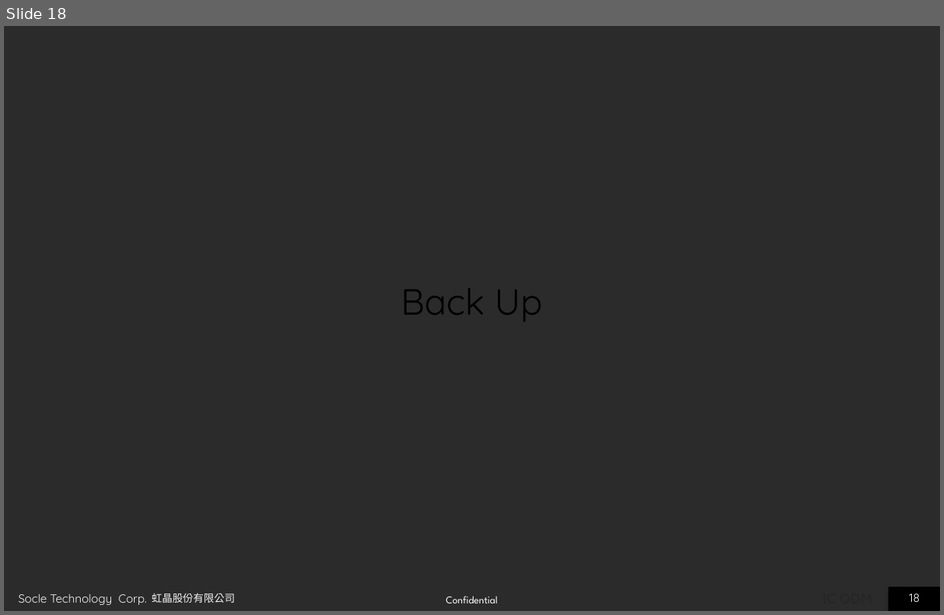
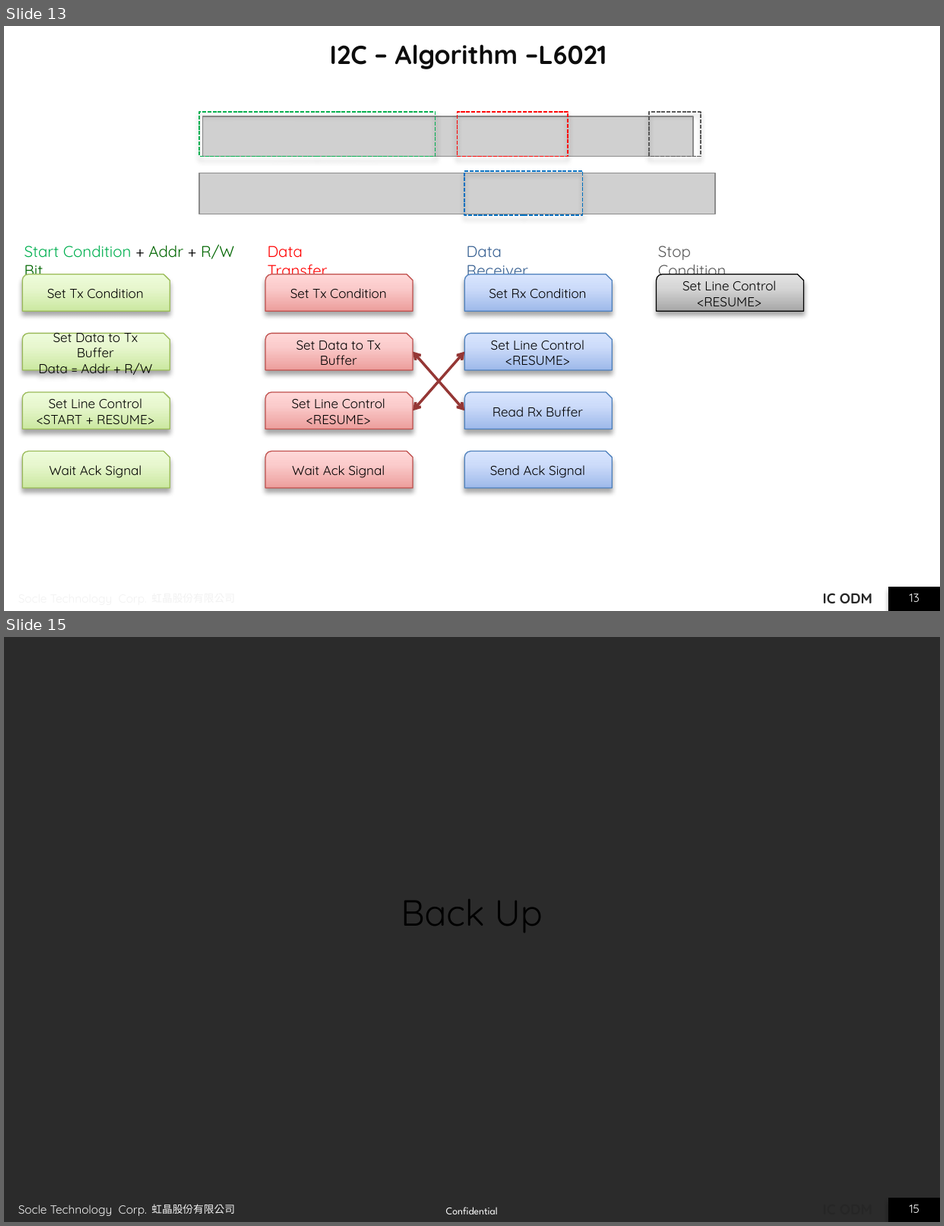
Before and after one commit to JomaskTsai/ppt_linux, a slide deck: i2c_report_ben.pptx. Shown one above the other, each under a label of ours: slide 18 before the commit, slides 13 and 15 after it; the slides between them are not shown. The pictures are 944x615 and 944x1226 pixels, drawn with LibreOffice and Linux fonts; fonts in the diff are those of the drawing; grey boxes stand for pictures; background and template pictures are left out; a plain dark background stands for a picture behind light text. Boxes give left, top, right and bottom in pixels: in the first picture for what was removed or moved away, otherwise in the second. Text is boxed around its words. In the diff, an @@ line names an element or a change of style, - is before the commit and + after.

```diff
--- a/i2c_report_ben.pptx
+++ b/i2c_report_ben.pptx
@@ slide 13 added at [4, 26, 940, 611], background picture (left out); not listed: 6 template elements that a slide beside it also shows @@
@@ title added at [330, 44, 607, 69], 20 pt, text #0D0D0D, bold @@
+I2C – Algorithm –L6021
@@ rectangle added at [199, 112, 436, 156], outline #00B050 1 pt dashed @@
@@ rectangle added at [457, 112, 568, 156], outline #FF0000 1 pt dashed @@
@@ rectangle added at [649, 112, 701, 156], outline #595959 1 pt dashed @@
@@ picture added at [202, 117, 693, 157] @@
@@ picture added at [199, 173, 715, 214] @@
@@ rectangle added at [465, 171, 582, 215], outline #0070C0 1 pt dashed @@
@@ text added at [25, 244, 234, 277], 12 pt, text #00B050 @@
+Start Condition + Addr + R/W Bit
@@ text added at [268, 246, 328, 280], 12 pt, text #FF0000 @@
+Data Transfer
@@ text added at [467, 246, 528, 280], 12 pt, text #376092 @@
+Data Receiver
@@ text added at [658, 246, 727, 277], 12 pt, text #595959 @@
+Stop Condition
@@ snip round rect added at [23, 274, 170, 311], fill gradient #CCE8A2 to #E7F8CF to #EFFDDB, outline #9BBB59 0.75 pt, 10 pt, text #000000 @@
+Set Tx Condition
@@ snip round rect added at [265, 274, 412, 311], fill gradient #EC9E9D to #FBCDCC to #FFD9D9, outline #C0504D 0.75 pt, 10 pt, text #000000 @@
+Set Tx Condition
@@ snip round rect added at [465, 274, 612, 311], fill gradient #9EB9EA to #CDDCFA to #D9E6FE, outline #4F81BD 0.75 pt, 10 pt, text #000000 @@
+Set Rx Condition
@@ snip round rect added at [657, 274, 804, 311], fill gradient #A7A7A7 to #D8D8D8 to #E4E4E4, outline #000000 0.75 pt, 10 pt, text #000000 @@
+Set Line Control
+<RESUME>
@@ snip round rect added at [23, 333, 170, 370], fill gradient #CCE8A2 to #E7F8CF to #EFFDDB, outline #9BBB59 0.75 pt, 10 pt, text #000000 @@
+Set Data to Tx Buffer
+Data = Addr + R/W
@@ snip round rect added at [265, 333, 412, 370], fill gradient #EC9E9D to #FBCDCC to #FFD9D9, outline #C0504D 0.75 pt, 10 pt, text #000000 @@
+Set Data to Tx Buffer
@@ snip round rect added at [465, 333, 612, 370], fill gradient #9EB9EA to #CDDCFA to #D9E6FE, outline #4F81BD 0.75 pt, 10 pt, text #000000 @@
+Set Line Control
+<RESUME>
@@ double arrow added from (413, 411) to (465, 352), #953735 2 pt @@
@@ double arrow added from (413, 352) to (465, 411), #953735 2 pt @@
@@ snip round rect added at [23, 392, 170, 429], fill gradient #CCE8A2 to #E7F8CF to #EFFDDB, outline #9BBB59 0.75 pt, 10 pt, text #000000 @@
+Set Line Control
+<START + RESUME>
@@ snip round rect added at [265, 392, 412, 429], fill gradient #EC9E9D to #FBCDCC to #FFD9D9, outline #C0504D 0.75 pt, 10 pt, text #000000 @@
+Set Line Control
+<RESUME>
@@ snip round rect added at [465, 392, 612, 429], fill gradient #9EB9EA to #CDDCFA to #D9E6FE, outline #4F81BD 0.75 pt, 10 pt, text #000000 @@
+Read Rx Buffer
@@ snip round rect added at [23, 451, 170, 487], fill gradient #CCE8A2 to #E7F8CF to #EFFDDB, outline #9BBB59 0.75 pt, 10 pt, text #000000 @@
+Wait Ack Signal
@@ snip round rect added at [265, 451, 412, 487], fill gradient #EC9E9D to #FBCDCC to #FFD9D9, outline #C0504D 0.75 pt, 10 pt, text #000000 @@
+Wait Ack Signal
@@ snip round rect added at [465, 451, 612, 487], fill gradient #9EB9EA to #CDDCFA to #D9E6FE, outline #4F81BD 0.75 pt, 10 pt, text #000000 @@
+Send Ack Signal
@@ what was slide 18 is now slide 15 @@
@@ page number at [910, 1205, 921, 1213]: text changed @@
-18
+15
```
Also in this commit, not shown: 5 slides changed, 7 other slides added, 5 slides removed, 1 other file.
